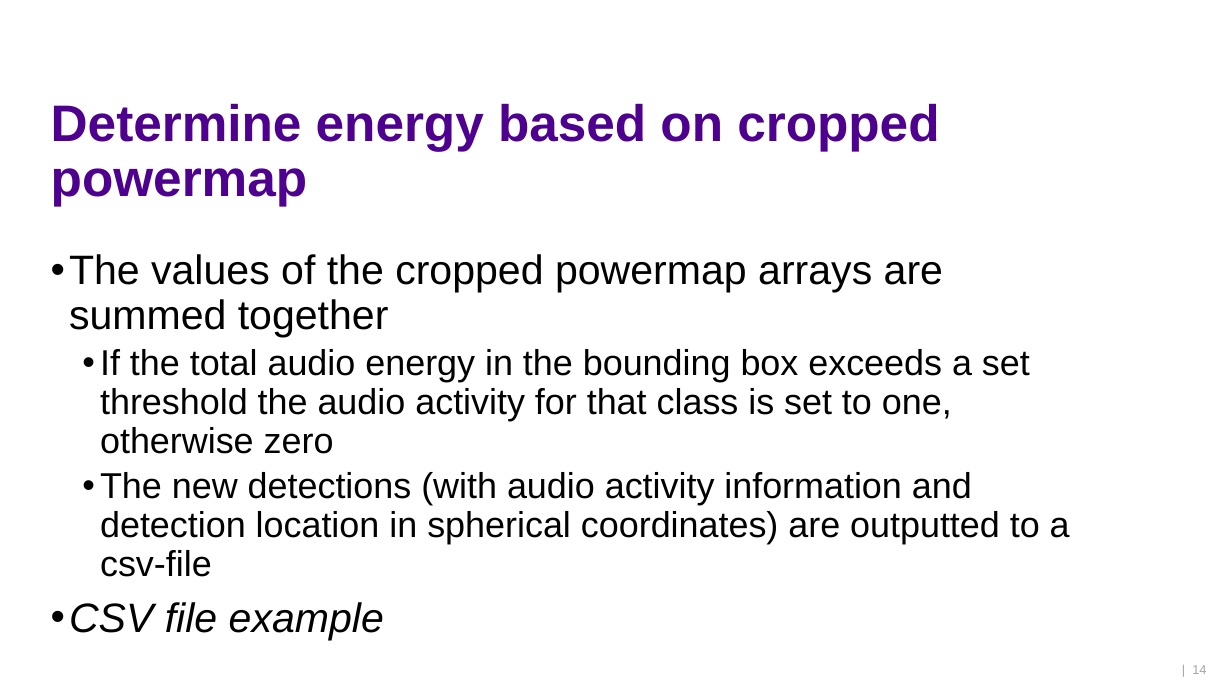
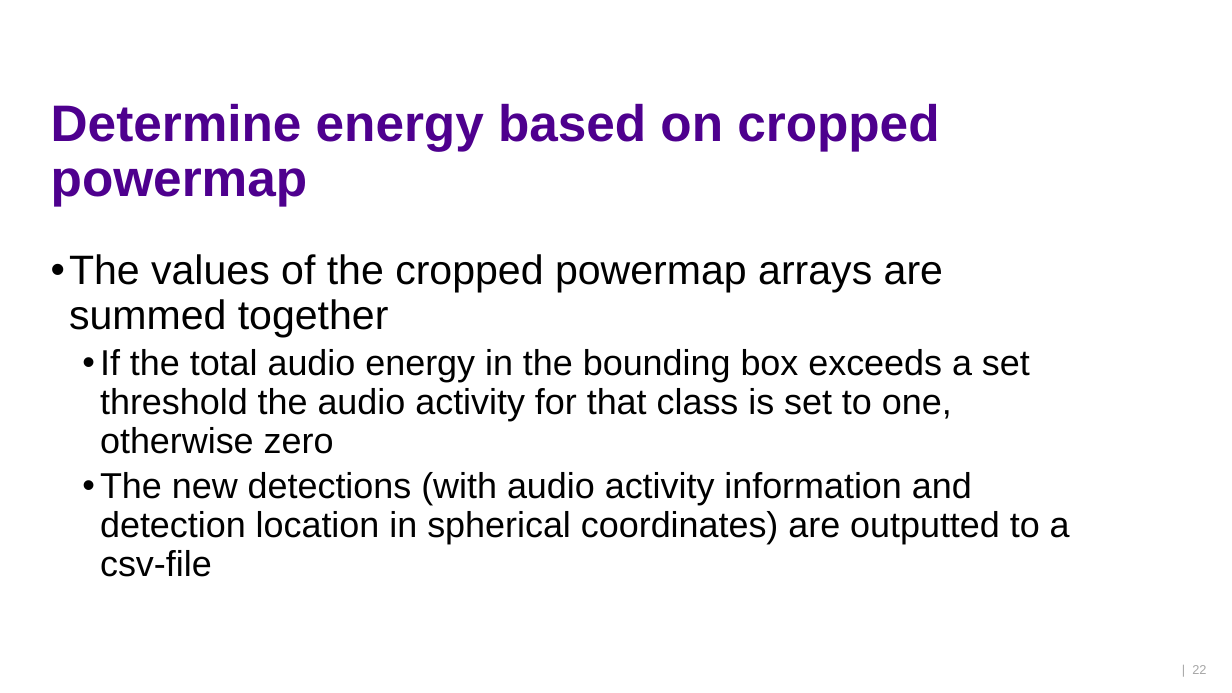
Before and after one commit to ktlhtn/AutoSTAnnot, a slide deck: slide 22 of Power point files/Final presentation.pptx (slide 14 before the commit). Drawn at 1232x693 pixels with LibreOffice and Linux fonts; fonts in the diff are those of the drawing; background and template pictures are left out. Boxes give left, top, right and bottom in pixels: in the first picture for what was removed or moved away, otherwise in the second. Text is boxed around its words. In the diff, an @@ line names an element or a change of style, - is before the commit and + after.

```diff
--- a/Power point files/Final presentation.pptx
+++ b/Power point files/Final presentation.pptx
@@ text at (69, 602, 384, 640): paragraph removed @@
-• CSV file example
@@ page number at (1192, 665, 1206, 674): text changed @@
-| 14
+| 22
```
Also in this commit, not shown: 9 other slides changed, 11 slides added.
